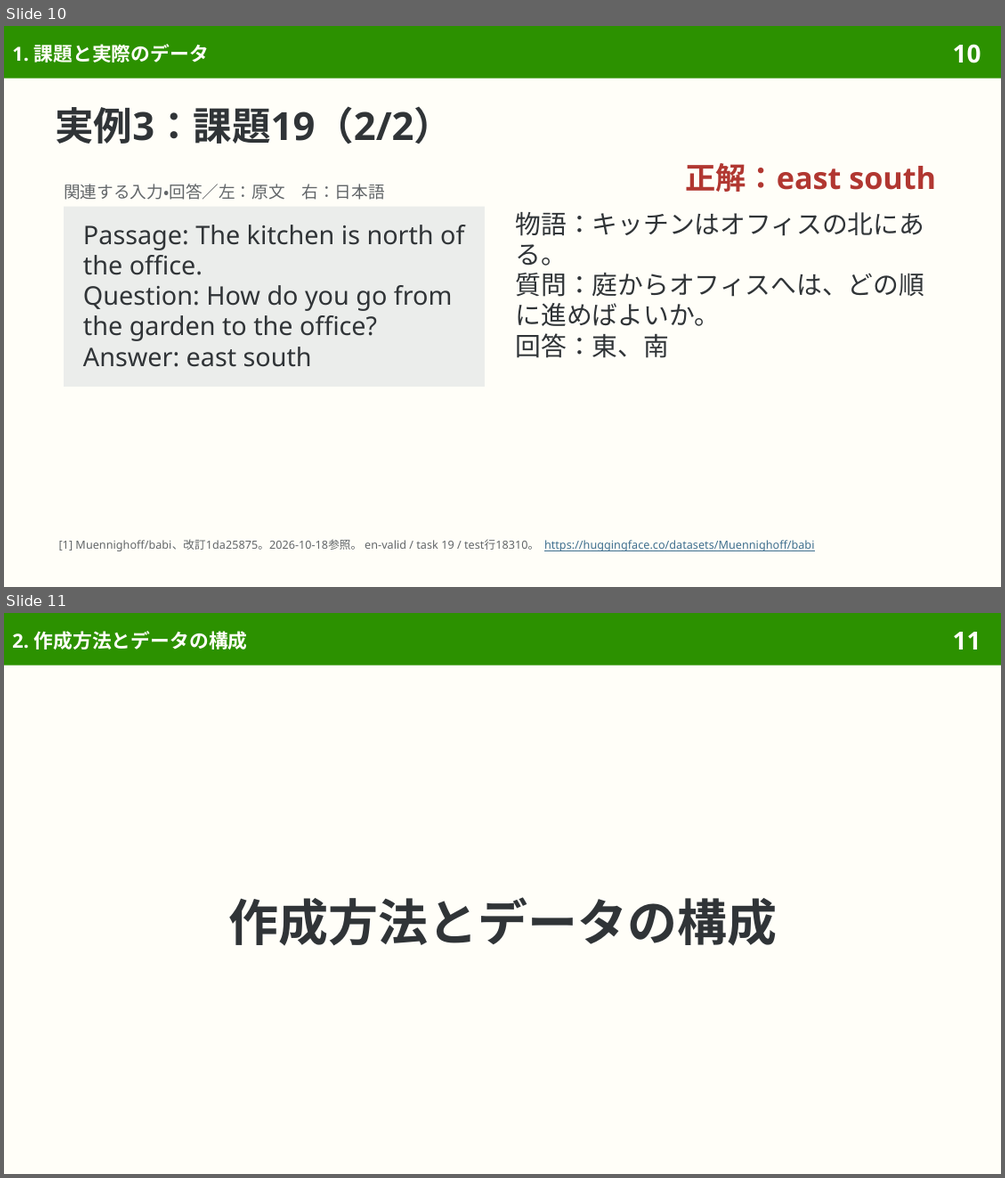
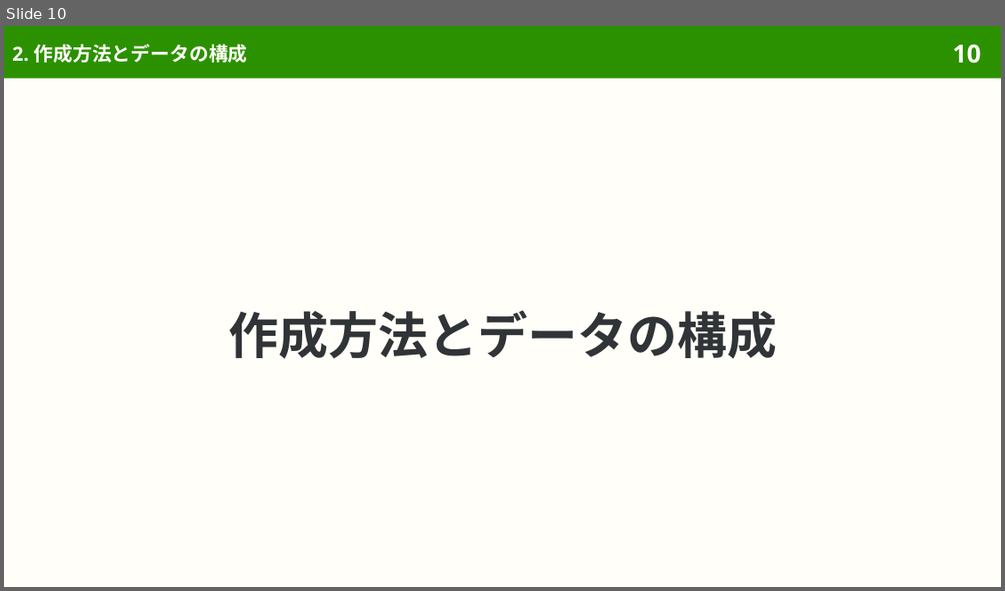
Before and after one commit to sasakiy84/datasets-in-10-minutes, a slide deck: slides/datasets-in-10-minutes-babi.pptx. Shown one above the other, each under a label of ours: slides 10 and 11 before the commit, slide 10 after it. The pictures are 1005x1178 and 1005x591 pixels, drawn with LibreOffice and Linux fonts; fonts in the diff are those of the drawing. Boxes give left, top, right and bottom in pixels: in the first picture for what was removed or moved away, otherwise in the second. Text is boxed around its words. In the diff, an @@ line names an element or a change of style, - is before the commit and + after.

Commit message:
Reflow babi examples with complete originals first

```diff
--- a/slides/datasets-in-10-minutes-babi.pptx
+++ b/slides/datasets-in-10-minutes-babi.pptx
@@ slide 10 removed at (4,26,1001,587), background #FFFEF8; not listed: 2 template elements that a slide beside it also shows @@
@@ title removed at (12,44,209,62) @@
-1. 課題と実際のデータ
@@ title removed at (55,106,453,143) @@
-実例3：課題19（2/2）
@@ text removed at (64,184,385,200) @@
-関連する入力・回答／左：原文 右：日本語
@@ text removed at (685,163,936,192) @@
-正解：east south
@@ rectangle removed at (64,207,485,386) @@
-Passage: The kitchen is north of the office.
-Question: How do you go from the garden to the office?
-Answer: east south
@@ text removed at (516,212,925,358) @@
-物語：キッチンはオフィスの北にある。
-質問：庭からオフィスへは、どの順に進めばよいか。
-回答：東、南
@@ text removed at (59,539,814,551) @@
-[1] Muennighoff/babi、改訂1da25875。2026-10-18参照。 en-valid / task 19 / test行18310。 https://huggingface.co/datasets/Muennighoff/babi
@@ what was slide 11 is now slide 10 @@
@@ page number at (953,44,981,63): text changed @@
-11
+10
```
Also in this commit, not shown: 4 slides changed, 1 other slide removed, 9 other files.
